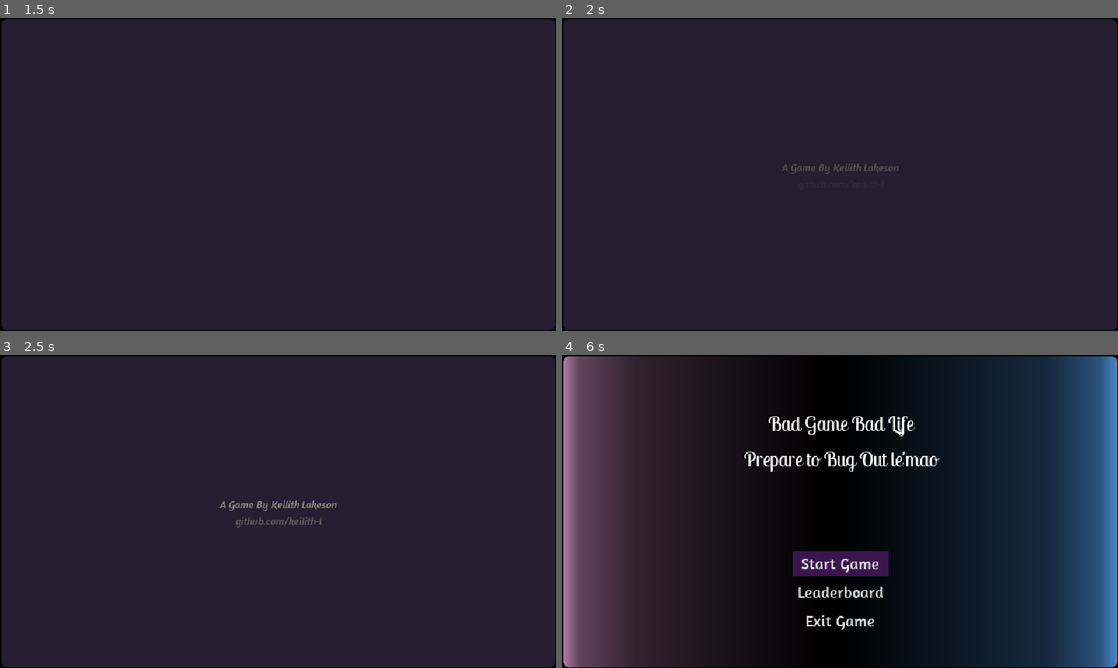
Above: before the commit, frames 1-4 (two rows, left to right).
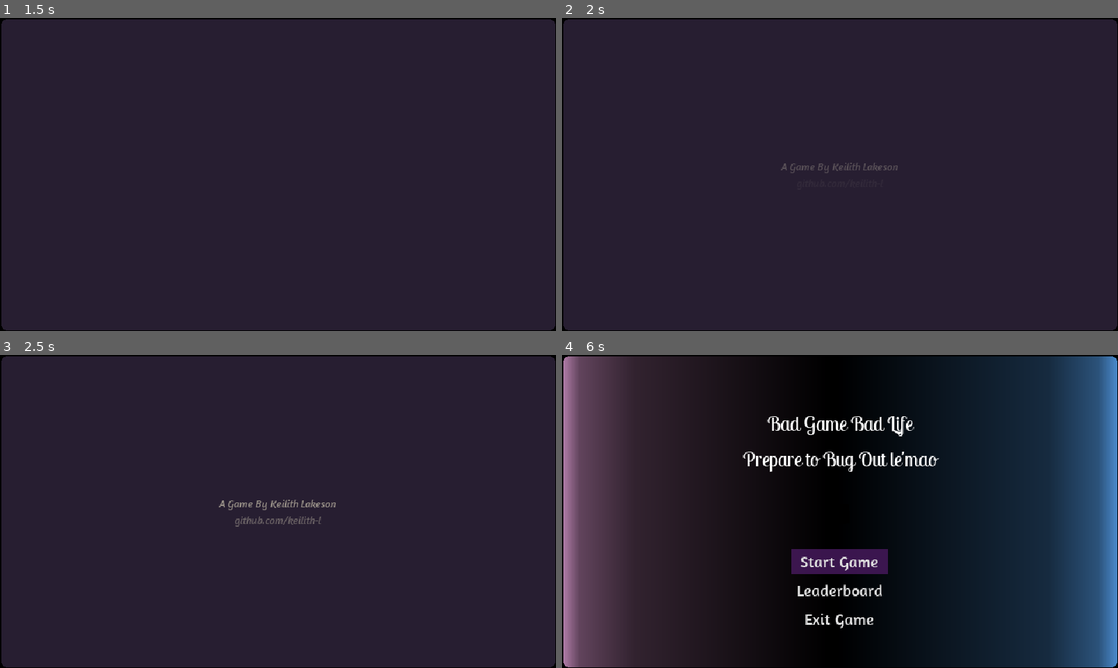
Above: after the commit, the same moments.

Repository: jlahman/ProjectArena
Game: Godot game, scene res://Game.tscn
Two runs of this game, one before a commit and one after it. Both use one fixed random seed, a clock stepped at 60 frames per second and the inputs below. The engine's default icon, where the game draws it, is replaced by a stand-in: a white triangle on a blue panel in a dark square.
Inputs:
- Up to frame 1 (1.5 s): tap Enter at 0.5 s; hold Right (move_right) 0.53-1.28 s; hold S (look_down) 0.53-1.28 s; tap Space at 1.25 s; hold Down (move_down) from 1.28 s (still down); tap A (look_left) at 1.35 s
- Up to frame 2 (2 s): keep holding Down (move_down)
- Up to frame 3 (2.5 s): tap Enter at 2 s; release Down (move_down) at 2.03 s; hold Right (move_right) from 2.03 s (still down); hold D (look_right) from 2.03 s (still down)
- Up to frame 4 (6 s): release Right (move_right) at 2.78 s; release D (look_right) at 2.78 s; hold Up (move_up) 2.78-3.53 s; tap W (look_up) at 2.85, 5.85 s; hold S (look_down) 3.53-4.28 s; hold Left (move_left) 3.53-5.03 s; tap Space at 4.25 s; tap A (look_left) at 4.35 s; hold Down (move_down) 5.03-5.78 s; hold D (look_right) 5.03-5.78 s; tap Enter at 5.75 s; hold Right (move_right) from 5.78 s (still down)

Frame 1 is identical in both runs. In frame 2, 0.2% of the frame differs, in the area x 39-61%, y 46-50%; in frame 3, 0.5%; in frame 4, 2.6%, in the area x 32-68%, y 19-88%.

Commit message:
Set Game.ScreenHolder's size correctly

Diff:
--- a/Game.tscn
+++ b/Game.tscn
@@ -19,8 +19,8 @@
 [node name="CanvasLayer" type="CanvasLayer" parent="."]
 
 [node name="ScreenHolder" type="Control" parent="CanvasLayer"]
-margin_right = 641.0
-margin_bottom = 362.0
+margin_right = 640.0
+margin_bottom = 360.0
 __meta__ = {
 "_edit_use_anchors_": false
 }
